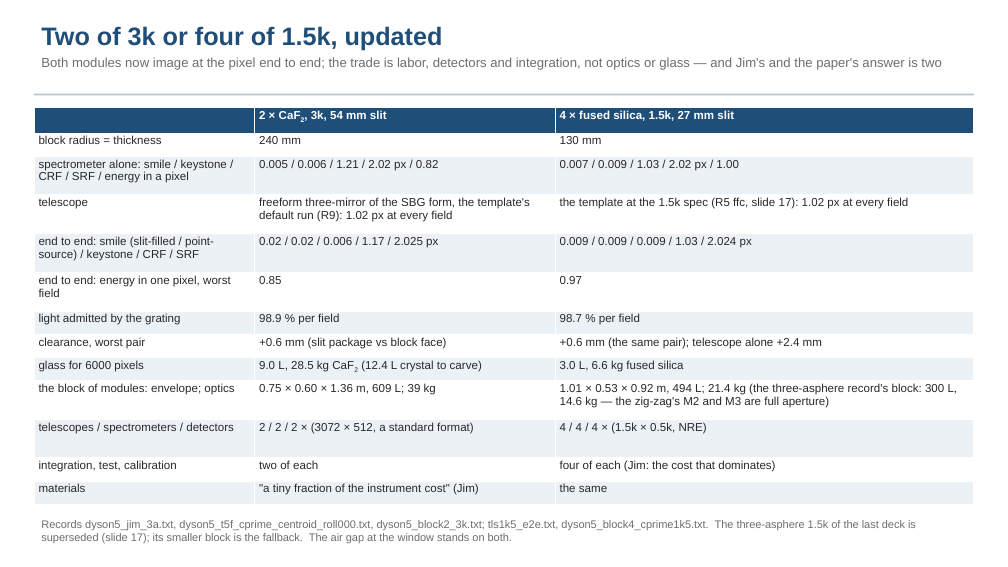
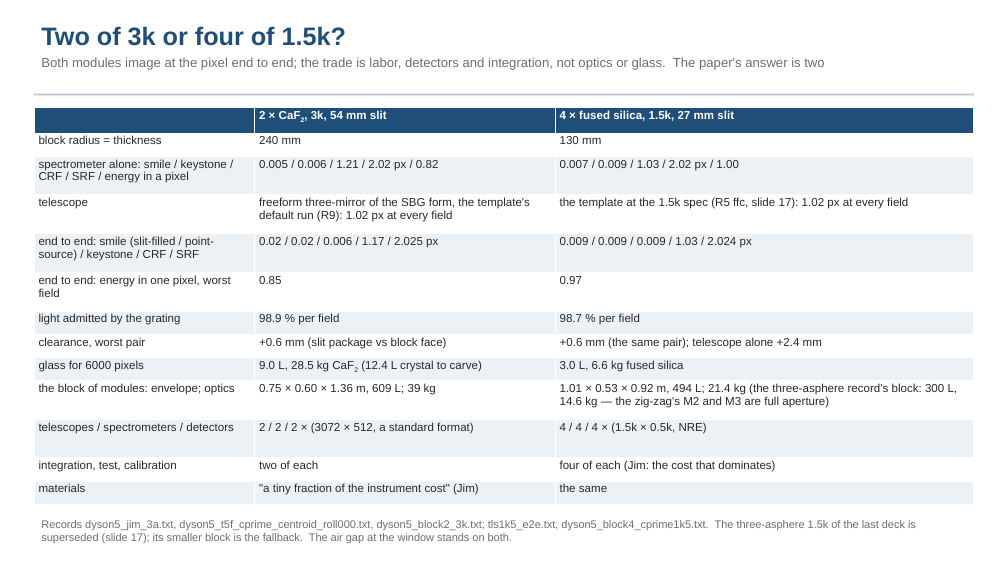
Before and after one commit to nasa-jpl/macos, a slide deck: slide 18 of demo_session/deck_dyson_3k.pptx. Drawn at 1008x567 pixels with LibreOffice and Linux fonts; fonts in the diff are those of the drawing. Boxes give left, top, right and bottom in pixels: in the first picture for what was removed or moved away, otherwise in the second. Text is boxed around its words. In the diff, an @@ line names an element or a change of style, - is before the commit and + after.

```diff
--- a/demo_session/deck_dyson_3k.pptx
+++ b/demo_session/deck_dyson_3k.pptx
@@ text at (41,26,824,70): text changed @@
-Two of 3k or four of 1.5k, updated
-Both modules now image at the pixel end to end; the trade is labor, detectors and integration, not optics or glass — and Jim's and the paper's answer is two
+Two of 3k or four of 1.5k?
+Both modules image at the pixel end to end; the trade is labor, detectors and integration, not optics or glass. The paper's answer is two
```
Also in this commit, not shown: 6 other slides changed, 1 other file.
